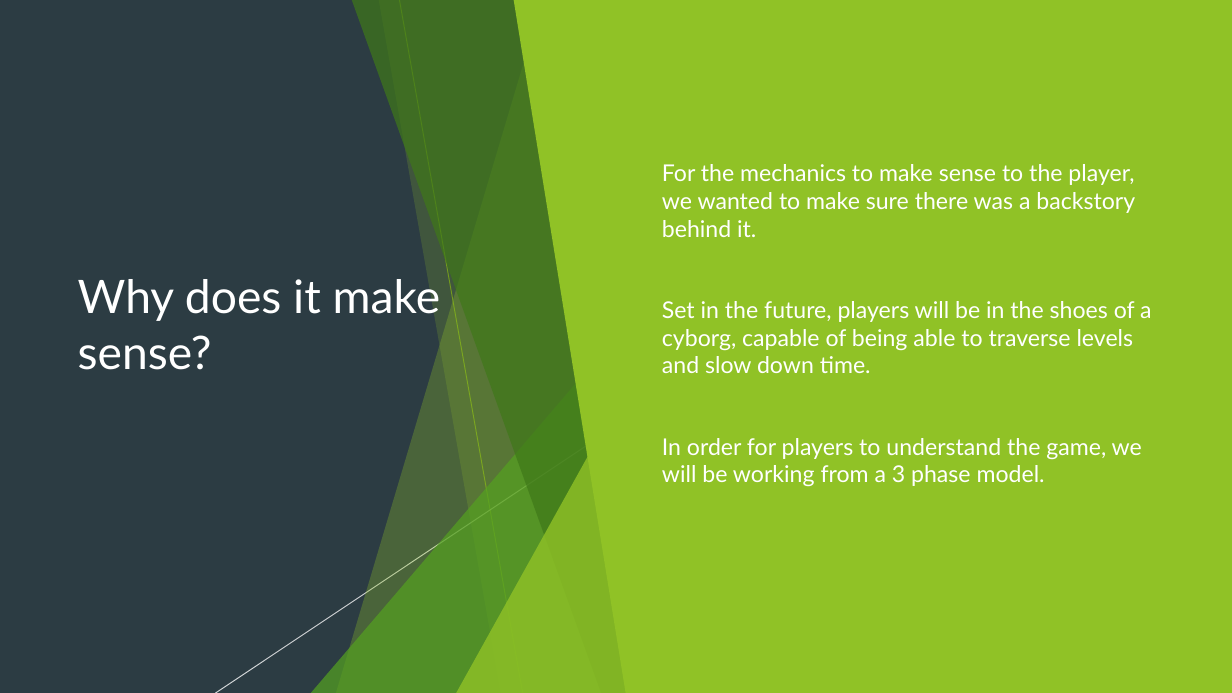
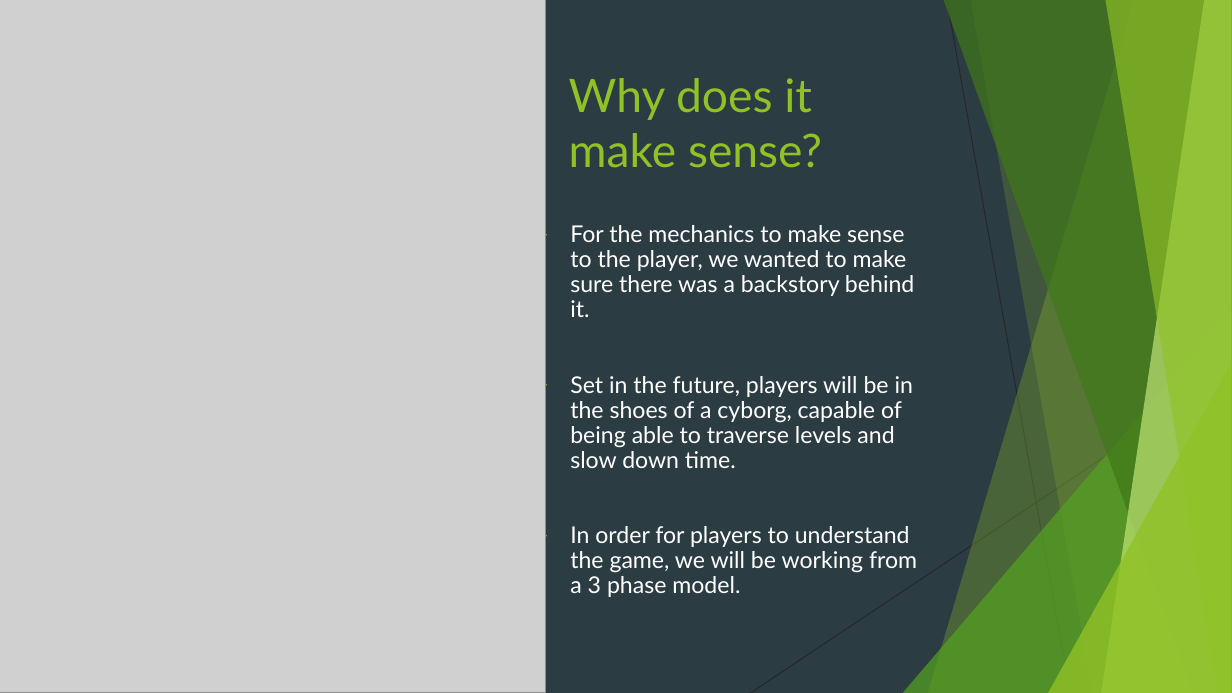
Before and after one commit to Pilokio/Tranzfuser, a slide deck: slide 3 of Virtual Pitch Presentation/Pitch.pptx. Drawn at 1232x693 pixels with LibreOffice and Linux fonts; fonts in the diff are those of the drawing; grey boxes stand for pictures. Boxes give left, top, right and bottom in pixels: in the first picture for what was removed or moved away, otherwise in the second. Text is boxed around its words. In the diff, an @@ line names an element or a change of style, - is before the commit and + after.

```diff
--- a/Virtual Pitch Presentation/Pitch.pptx
+++ b/Virtual Pitch Presentation/Pitch.pptx
@@ rectangle removed at box(0, 0, 1232, 693) @@
@@ picture added at box(0, 0, 545, 693) @@
@@ freeform shape removed at box(336, 0, 640, 693) @@
@@ freeform shape removed at box(351, 0, 640, 693) @@
@@ freeform shape removed at box(379, 0, 640, 693) @@
@@ line removed from (399, 0) to (523, 693) @@
@@ freeform shape removed at box(514, 0, 1232, 693) @@
@@ line (947, 0) - (1070, 693): stroke #000000 0.75 pt to #262626 0.75 pt @@
@@ title "Why does it make sense?": place and size @@
-title "Why does it make sense?" at box(78, 279, 441, 370)
+title "Why does it make sense?" at box(569, 78, 822, 168)
@@ title "Why does it make sense?" at box(569, 78, 822, 168): text colour #FFFFFF to #90C226; vertical alignment middle to top @@
@@ text "For the mechanics to make ...": place and size @@
-text "For the mechanics to make ..." at box(662, 164, 1151, 487)
+text "For the mechanics to make ..." at box(570, 225, 917, 597)
@@ text "For the mechanics to make ..." at box(570, 225, 917, 597): line spacing 1 to 0.9; vertical alignment middle to top @@
@@ triangle removed at box(311, 308, 640, 693) @@
@@ line removed from (697, 372) to (215, 693) @@
@@ triangle removed at box(457, 363, 640, 693) @@
@@ line (1232, 372) - (750, 693): stroke #000000 0.75 pt to #262626 0.75 pt @@
```
Also in this commit, not shown: 9 other slides changed.
